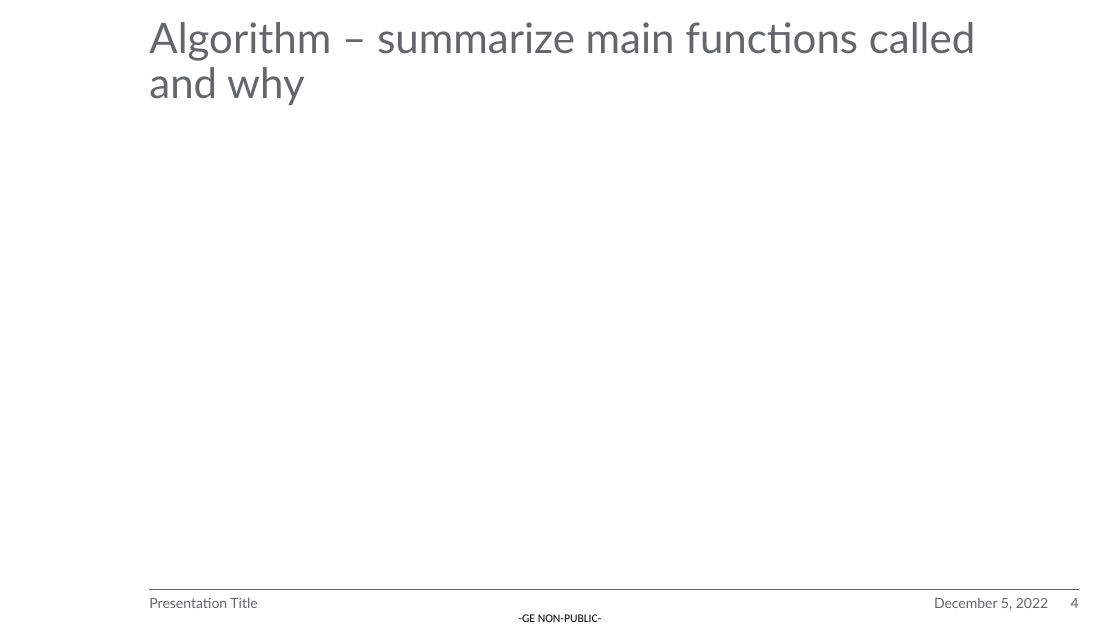
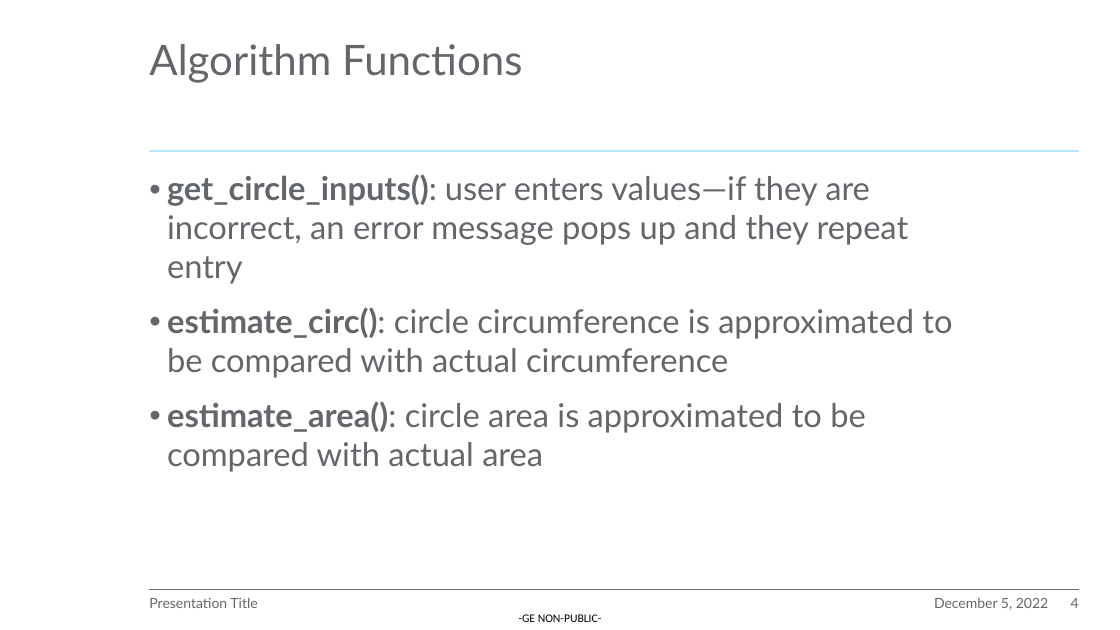
Before and after one commit to EEDP-2022-A/A-Course_Software_Homework_2022, a slide deck: slide 4 of Sprint Review PPT.pptx. Drawn at 1120x630 pixels with LibreOffice and Linux fonts; fonts in the diff are those of the drawing; background and template pictures are left out. Boxes give left, top, right and bottom in pixels: in the first picture for what was removed or moved away, otherwise in the second. Text is boxed around its words. In the diff, an @@ line names an element or a change of style, - is before the commit and + after.

```diff
--- a/Sprint Review PPT.pptx
+++ b/Sprint Review PPT.pptx
@@ title at (149, 44, 522, 83): text changed @@
-Algorithm – summarize main functions called and why
+Algorithm Functions
@@ line added from (150, 151) to (1080, 151), #B7E6FF 1.5 pt @@
@@ text added at (167, 174, 952, 472), 28 pt, text #63666A @@
+• get_circle_inputs(): user enters values—if they are incorrect, an error message pops up and they repeat entry
+• estimate_circ(): circle circumference is approximated to be compared with actual circumference
+• estimate_area(): circle area is approximated to be compared with actual area
@@ line added from (253, 151) to (1080, 151), #BDC7EC 1.5 pt @@
```
Also in this commit, not shown: 1 other slide changed, 1 slide added.
